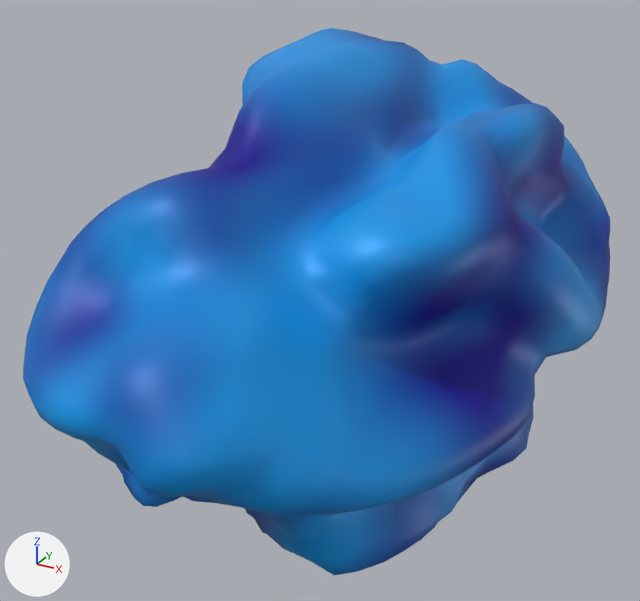
Before and after pictures for a commit that changed the Blender file objs/asteroids/asteroid_3/asteroid_3.blend.
One viewpoint serves both versions: a 50 mm camera at (19.0, -40.1, 18.3) aimed at (-1.5, -2.8, -0.4). The lights are fixed; the arrows at lower left show +X, +Y and +Z.
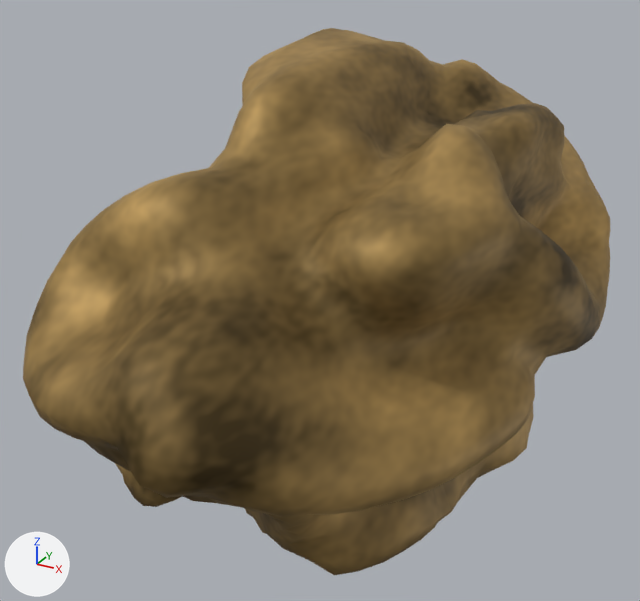
Edits to the scene script, one JSON object a line:
```json
{"op": "add", "block": "mat_rock_mat", "code": ["mat_rock_mat = bpy.data.materials.new('rock_mat')", "# nodes: BsdfPrincipled, OutputMaterial, TexNoise, ValToRGB", "# colours: brown #4a3918, beige #ffd281"]}
{"block": "me_icosphere_001", "where": "me_icosphere_001.from_pydata(...)  # 2562 vertices, 5120 faces; spans x -11.6..11.8, y -22.6..20.0, z -11.0..12.5"}
{"op": "remove", "block": "me_icosphere_001", "code": "me_icosphere_001.materials.append(mat_ice_mat)  # picture img_ice_tex"}
{"op": "add", "block": "me_icosphere_001", "code": "me_icosphere_001.materials.append(mat_rock_mat)"}
```

Location of each change, [x1, y1, x2, y2] in pixels of the pictures (640 x 601 px):
```json
{"object": "Icosphere", "change": "recoloured", "before": [23, 28, 610, 575], "after": [23, 28, 610, 575], "on screen": "blue to brown"}
```
